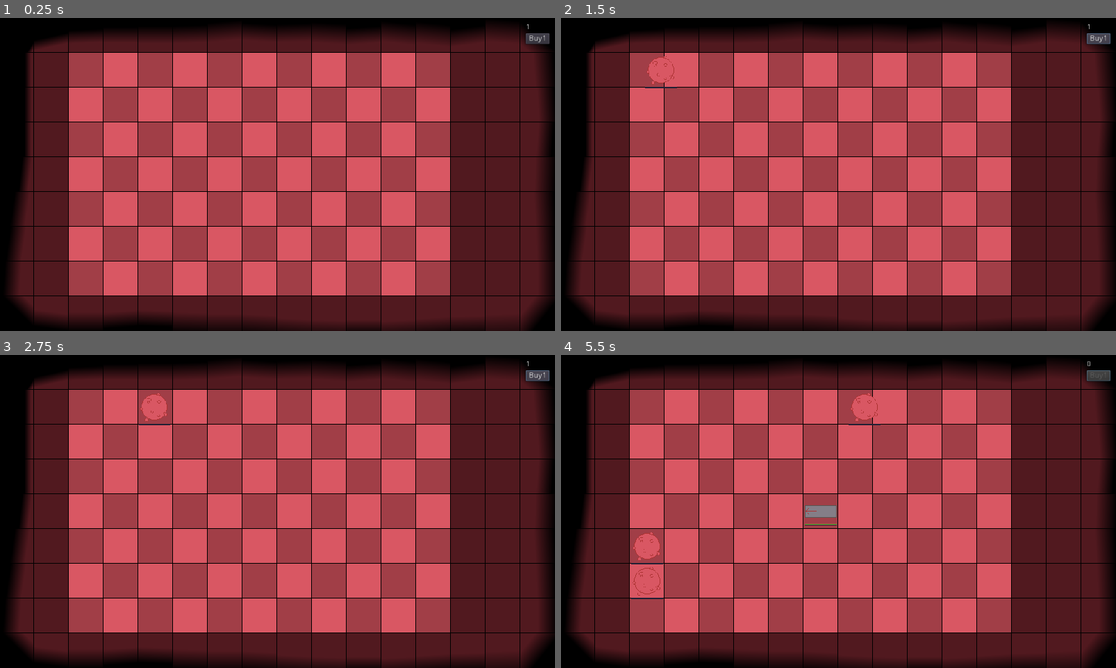
Above: before the commit, frames 1-4 (two rows, left to right).
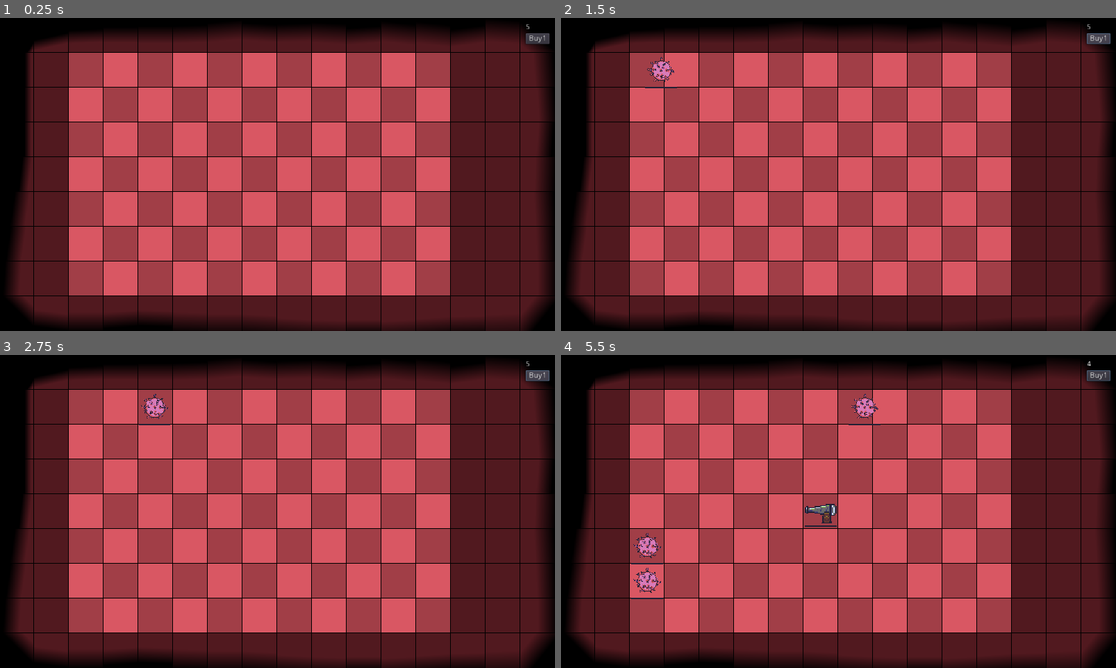
Above: after the commit, the same moments.

Repository: TeamKebab/GodotWildJam23
Game: Godot game, scene res://src/Main.tscn
Same seed, same stepped clock (60 frames per second), same inputs: the game is played once before the commit and once after it.
Inputs (mouse positions are in pixels of both pictures, inside the frame that each line leads up to):
- Up to frame 1 (0.25 s): no input
- Up to frame 2 (1.5 s): click "Buy1" at 0.5 s; click "Buy1" at 1.25 s
- Up to frame 3 (2.75 s): click "Buy1" at 2 s
- Up to frame 4 (5.5 s): move the mouse to (821, 511) at 2.77 s; click (821, 511) at 2.92 s; move the mouse to (727, 527) at 3.52 s; click (727, 527) at 3.67 s; move the mouse to (894, 442) at 4.27 s; click (894, 442) at 4.42 s; move the mouse to (810, 574) at 5.02 s; click (810, 574) at 5.17 s

The runs differ from the first frame. In frame 1, less than 0.1% of the frame differs, in the area x 94-96%, y 2-4%; in frame 2, 0.2%; in frame 3, 0.3%; in frame 4, 1.0%, in the area x 12-99%, y 2-77%.

Commit message:
sore spots

Diff:
--- a/project.godot
+++ b/project.godot
@@ -13,6 +13,11 @@
 "class": "BuyButton",
 "language": "GDScript",
 "path": "res://src/gui/BuyButton.gd"
+}, {
+"base": "KinematicBody2D",
+"class": "Defense",
+"language": "GDScript",
+"path": "res://src/entities/Cannon.gd"
 }, {
 "base": "Area2D",
 "class": "Grid",
@@ -36,6 +41,7 @@
 } ]
 _global_script_class_icons={
 "BuyButton": "",
+"Defense": "",
 "Grid": "",
 "HitBox": "",
 "MiniBar": "",
--- a/src/GUI.gd
+++ b/src/GUI.gd
@@ -1,6 +1,8 @@
 extends Node
 
+
 var buying_defense : Area2D = null
+
 
 onready var button_container : Container = find_node("ButtonContainer")
 onready var defense_container : Node2D = find_parent("Game").find_node("Defenses")
@@ -38,6 +40,7 @@
 		else:
 			print("cannot place")
 
+
 func _can_place() -> bool:
 	if buying_defense == null:
 		return false
--- a/src/Main.tscn
+++ b/src/Main.tscn
@@ -1,6 +1,7 @@
-[gd_scene load_steps=8 format=2]
+[gd_scene load_steps=9 format=2]
 
 [ext_resource path="res://src/WaveSpawner.gd" type="Script" id=1]
+[ext_resource path="res://src/SpotSpawner.gd" type="Script" id=2]
 [ext_resource path="res://assets/sprites/nose_placeholder.png" type="Texture" id=3]
 [ext_resource path="res://src/components/Grid.tscn" type="PackedScene" id=4]
 [ext_resource path="res://src/gui/AntibodiesCounter.gd" type="Script" id=5]
@@ -22,6 +23,13 @@
 [node name="AntiBodies" type="Node2D" parent="."]
 
 [node name="Defenses" type="YSort" parent="."]
+
+[node name="SpotSpawner" type="Node2D" parent="."]
+script = ExtResource( 2 )
+
+[node name="Spots" type="YSort" parent="SpotSpawner"]
+
+[node name="Timer" type="Timer" parent="SpotSpawner"]
 
 [node name="WaveSpawner" type="Node2D" parent="."]
 script = ExtResource( 1 )
--- a/src/Player.gd
+++ b/src/Player.gd
@@ -4,7 +4,8 @@
 signal antibodies_changed(new_antibodies)
 
 
-var antibodies: int = 1 setget set_antibodies
+var antibodies: int = 5 setget set_antibodies
+var spot_infected: bool = false
 
 
 func _ready() -> void:
--- /dev/null
+++ b/src/SpotSpawner.gd
@@ -0,0 +1,50 @@
+extends Node2D
+
+
+const SoreSpot = preload("res://src/entities/SoreSpot.tscn")
+
+
+export var min_seconds : int = 10
+export var max_seconds : int = 20
+
+
+onready var grid : Grid = find_parent("Game").find_node("Grid")
+onready var container: YSort = $Spots
+onready var timer: Timer = $Timer
+
+
+func _ready() -> void:
+	timer.connect("timeout", self, "_on_Timer_timeout")
+
+	timer.start(rand_range (min_seconds, max_seconds))
+
+
+func _on_Timer_timeout() -> void:
+	_spawn()
+	timer.start(rand_range (min_seconds, max_seconds))
+
+
+func _spawn() -> void:
+	var spot = SoreSpot.instance()
+	spot.hide()
+	container.add_child(spot)
+
+	var placed = false
+
+	for i in range(3):
+		var cell = Vector2(randi() % int(grid.size.x), randi() % int(grid.size.y))
+		var position = grid.grid_to_world(cell)
+		spot.global_position = position
+
+		if _can_place(spot):
+			placed = true
+			break
+
+	if placed:
+		spot.show()
+	else:
+		spot.queue_free()
+
+func _can_place(spot : Area2D) -> bool:
+	var overlapping_bodies = spot.get_overlapping_bodies()
+	return overlapping_bodies.empty()
--- a/src/WaveSpawner.gd
+++ b/src/WaveSpawner.gd
@@ -21,11 +21,12 @@
 		},
 		{
 			"wait": 5,
+			"times": 20,
 			"virus":[
 				Virus.CUTEVID,
 				Virus.CUTEVID,
 			]
-		},
+		}
 	]
 ]
 
@@ -45,7 +46,13 @@
 
 
 func _on_Timer_timeout():
-	var wave = current_wave.pop_front()
+	var wave = current_wave[0]
+
+	if "times" in wave and wave.times > 1:
+		wave.times -= 1
+	else:
+		current_wave.remove(0)
+
 	_spawn_wavelet(wave)
 
 	if current_wave.empty():
@@ -79,6 +86,10 @@
 
 func _spawn(type: int, row: int):
 	var virus = VIRUS[type].instance()
+
+	if Player.spot_infected:
+		virus.multiplier = 2
+
 	virus.global_position = grid.grid_to_world(Vector2(0, row))
 	container.add_child(virus)
 
--- a/src/entities/Cannon.gd
+++ b/src/entities/Cannon.gd
@@ -4,14 +4,14 @@
 
 const Bullet = preload("res://src/entities/Bullet.tscn")
 
-var hp : int = 2
+var hp : float = 2
 var target : Area2D
 
 onready var time_since_last_shoot: float = COOLDOWN
 onready var detection : Area2D = $DetectionBox
 onready var hurtbox : Area2D = $HurtBox
 onready var hpbar : MiniBar = $HP
-
+onready var sprite : AnimatedSprite = $Sprite
 
 func _ready() -> void:
 	detection.connect("area_entered", self,
@@ -22,6 +22,7 @@
 		"_on_hurtbox_area_entered")
 	hpbar.total = hp
 	hpbar.value = hp
+
 
 func _physics_process(delta: float):
 	if target == null:
@@ -34,6 +35,8 @@
 	time_since_last_shoot += delta
 
 	if time_since_last_shoot > COOLDOWN:
+		sprite.play("shot")
+		sprite.frame = 0
 		var bullet = Bullet.instance()
 
 		bullet.direction = Vector2.LEFT
--- a/src/entities/Cannon.tscn
+++ b/src/entities/Cannon.tscn
@@ -1,7 +1,7 @@
 [gd_scene load_steps=9 format=2]
 
 [ext_resource path="res://src/entities/Cannon.gd" type="Script" id=1]
-[ext_resource path="res://assets/sprites/cannon.png" type="Texture" id=2]
+[ext_resource path="res://src/resources/SnotCannon.tres" type="SpriteFrames" id=2]
 [ext_resource path="res://src/components/DetectionBox.tscn" type="PackedScene" id=3]
 [ext_resource path="res://src/components/HurtBox.tscn" type="PackedScene" id=4]
 [ext_resource path="res://src/components/MiniBar.tscn" type="PackedScene" id=5]
@@ -23,8 +23,11 @@
 [node name="CollisionShape2D" type="CollisionShape2D" parent="."]
 shape = SubResource( 1 )
 
-[node name="Sprite" type="Sprite" parent="."]
-texture = ExtResource( 2 )
+[node name="Sprite" type="AnimatedSprite" parent="."]
+position = Vector2( -26, -10 )
+frames = ExtResource( 2 )
+animation = "idle"
+playing = true
 
 [node name="DetectionBox" parent="." instance=ExtResource( 3 )]
 collision_layer = 0
@@ -32,17 +35,17 @@
 
 [node name="CollisionShape2D" parent="DetectionBox" index="0"]
 position = Vector2( -288, 0 )
-shape = SubResource( 2 )
+shape = SubResource( 11 )
 
 [node name="HurtBox" parent="." instance=ExtResource( 4 )]
 collision_layer = 2
 collision_mask = 0
 
 [node name="CollisionShape2D" parent="HurtBox" index="0"]
-shape = SubResource( 3 )
+shape = SubResource( 12 )
 
 [node name="HP" parent="." instance=ExtResource( 5 )]
-position = Vector2( 0, 24 )
+position = Vector2( 0.148651, 26.8244 )
 value = 2.0
 
 [editable path="DetectionBox"]
--- a/src/entities/CannonPlaceholder.tscn
+++ b/src/entities/CannonPlaceholder.tscn
@@ -1,10 +1,14 @@
-[gd_scene load_steps=5 format=2]
+[gd_scene load_steps=6 format=2]
 
 [ext_resource path="res://src/components/Placeholder.tscn" type="PackedScene" id=1]
-[ext_resource path="res://assets/sprites/cannon.png" type="Texture" id=2]
+[ext_resource path="res://assets/sprites/cannon-animation.png" type="Texture" id=2]
 [ext_resource path="res://src/entities/Cannon.tscn" type="PackedScene" id=3]
 
-[sub_resource type="RectangleShape2D" id=1]
+[sub_resource type="AtlasTexture" id=1]
+atlas = ExtResource( 2 )
+region = Rect2( 384, 0, 128, 64 )
+
+[sub_resource type="RectangleShape2D" id=2]
 extents = Vector2( 32, 32 )
 
 [node name="Placeholder" instance=ExtResource( 1 )]
@@ -13,7 +17,8 @@
 entity = ExtResource( 3 )
 
 [node name="Sprite" parent="." index="0"]
-texture = ExtResource( 2 )
+position = Vector2( -26, -10 )
+texture = SubResource( 1 )
 
 [node name="CollisionShape2D" parent="." index="1"]
-shape = SubResource( 1 )
+shape = SubResource( 2 )
--- /dev/null
+++ b/src/entities/SoreSpot.gd
@@ -0,0 +1,40 @@
+extends Area2D
+
+
+export var hp : int = 1
+export var duration : int = 30
+
+
+onready var hurtbox : Area2D = $HurtBox
+onready var sprite : Sprite = $Sprite
+onready var timer : Timer = $Timer
+
+
+func _ready() -> void:
+	hurtbox.connect("area_entered", self,
+		"_on_hurtbox_area_entered")
+	timer.connect("timeout", self, "_on_timer_timeout")
+
+	timer.start(duration)
+
+
+func _on_timer_timeout() -> void:
+	#sprite.play("heal")
+	#yield(sprite, "animation_finished")
+	queue_free()
+
+
+func _on_hurtbox_area_entered(hitbox: HitBox) -> void:
+	var virus : Virus = hitbox.owner
+
+	if virus == null:
+		return
+
+	hp -= hitbox.damage
+
+	if hp <= 0:
+		Player.spot_infected = true
+
+		#sprite.play("infected")
+		#yield(sprite, "animation_finished")
+		queue_free()
--- /dev/null
+++ b/src/entities/SoreSpot.tscn
@@ -0,0 +1,33 @@
+[gd_scene load_steps=6 format=2]
+
+[ext_resource path="res://src/entities/SoreSpot.gd" type="Script" id=1]
+[ext_resource path="res://assets/sprites/sore-spot.png" type="Texture" id=2]
+[ext_resource path="res://src/components/HurtBox.tscn" type="PackedScene" id=3]
+
+[sub_resource type="RectangleShape2D" id=1]
+extents = Vector2( 30, 30 )
+
+[sub_resource type="RectangleShape2D" id=2]
+extents = Vector2( 30, 15 )
+
+[node name="SoreSpot" type="Area2D"]
+collision_layer = 8
+collision_mask = 8
+script = ExtResource( 1 )
+
+[node name="Sprite" type="Sprite" parent="."]
+texture = ExtResource( 2 )
+
+[node name="CollisionShape2D" type="CollisionShape2D" parent="."]
+shape = SubResource( 1 )
+
+[node name="HurtBox" parent="." instance=ExtResource( 3 )]
+collision_layer = 2
+collision_mask = 0
+
+[node name="CollisionShape2D" parent="HurtBox" index="0"]
+shape = SubResource( 2 )
+
+[node name="Timer" type="Timer" parent="."]
+
+[editable path="HurtBox"]
--- a/src/entities/Virus.gd
+++ b/src/entities/Virus.gd
@@ -5,28 +5,49 @@
 
 const AntiBodies = preload("res://src/entities/AntiBodies.tscn")
 
-const MAX_VELOCITY = 100
 
-var hp = 2
-var antibodies_amount = 1
+export var max_hp: float = 20
+export var antibodies_amount = 1
+export var max_velocity = 100
+
+
+var hp: float
+
+var multiplier : float = 1 setget set_multiplier
 var velocity = Vector2.ZERO
 var acceleration = Vector2.RIGHT * 50
 
+
 onready var antibodies_container : Node2D = find_parent("Game").find_node("AntiBodies")
 onready var hurtbox : Area2D = $HurtBox
+onready var hitbox : HitBox = $HitBox
 onready var hpbar : MiniBar = $HP
+
 
 func _ready():
 	hurtbox.connect("area_entered", self, "_on_hurtbox_area_entered")
 
-	hpbar.total = hp
+	hp = max_hp
+	hpbar.total = max_hp
 	hpbar.value = hp
 
 
+func set_multiplier(new_multiplier) -> void:
+	hp = hp / multiplier * new_multiplier
+	max_hp = max_hp / multiplier * new_multiplier
+	multiplier = new_multiplier
+
+	if hpbar != null:
+		hpbar.total = max_hp
+		hpbar.value = hp
+
+
 func _physics_process(delta):
-	velocity = (velocity + acceleration * delta).clamped(MAX_VELOCITY)
+	velocity = (velocity + acceleration * delta).clamped(max_velocity)
 
 	var collision = move_and_collide(velocity * delta)
+	if collision != null:
+		velocity = Vector2.ZERO
 
 
 func _on_hurtbox_area_entered(hitbox: HitBox) -> void:
--- a/src/entities/Virus.tscn
+++ b/src/entities/Virus.tscn
@@ -6,13 +6,29 @@
 [ext_resource path="res://src/components/HitBox.tscn" type="PackedScene" id=4]
 [ext_resource path="res://src/components/MiniBar.tscn" type="PackedScene" id=5]
 
-[sub_resource type="CircleShape2D" id=1]
+[sub_resource type="AtlasTexture" id=1]
+atlas = ExtResource( 2 )
+region = Rect2( 0, 0, 64, 64 )
+
+[sub_resource type="AtlasTexture" id=2]
+atlas = ExtResource( 2 )
+region = Rect2( 64, 0, 64, 64 )
+
+[sub_resource type="SpriteFrames" id=3]
+animations = [ {
+"frames": [ SubResource( 1 ), SubResource( 2 ) ],
+"loop": true,
+"name": "default",
+"speed": 10.0
+} ]
+
+[sub_resource type="CircleShape2D" id=4]
 radius = 24.0
 
-[sub_resource type="CircleShape2D" id=2]
+[sub_resource type="CircleShape2D" id=5]
 radius = 24.0
 
-[sub_resource type="CircleShape2D" id=3]
+[sub_resource type="CircleShape2D" id=6]
 radius = 30.0
 
 [node name="Virus" type="KinematicBody2D"]
@@ -20,24 +36,26 @@
 collision_mask = 12
 script = ExtResource( 1 )
 
-[node name="Sprite" type="Sprite" parent="."]
-texture = ExtResource( 2 )
+[node name="Sprite" type="AnimatedSprite" parent="."]
+frames = SubResource( 3 )
+frame = 1
+playing = true
 
 [node name="CollisionShape2D" type="CollisionShape2D" parent="."]
-shape = SubResource( 1 )
+shape = SubResource( 4 )
 
 [node name="HurtBox" parent="." instance=ExtResource( 3 )]
 collision_mask = 0
 
 [node name="CollisionShape2D" parent="HurtBox" index="0"]
-shape = SubResource( 2 )
+shape = SubResource( 5 )
 
 [node name="HitBox" parent="." instance=ExtResource( 4 )]
 collision_layer = 0
 collision_mask = 2
 
 [node name="CollisionShape2D" parent="HitBox" index="0"]
-shape = SubResource( 3 )
+shape = SubResource( 6 )
 
 [node name="HP" parent="." instance=ExtResource( 5 )]
 position = Vector2( 0, 32 )
--- /dev/null
+++ b/src/resources/SnotCannon.tres
@@ -0,0 +1,48 @@
+[gd_resource type="SpriteFrames" load_steps=10 format=2]
+
+[ext_resource path="res://assets/sprites/cannon-animation.png" type="Texture" id=1]
+
+[sub_resource type="AtlasTexture" id=1]
+atlas = ExtResource( 1 )
+region = Rect2( 384, 0, 128, 64 )
+
+[sub_resource type="AtlasTexture" id=2]
+atlas = ExtResource( 1 )
+region = Rect2( 512, 0, 128, 64 )
+
+[sub_resource type="AtlasTexture" id=3]
+atlas = ExtResource( 1 )
+region = Rect2( 640, 0, 128, 64 )
+
+[sub_resource type="AtlasTexture" id=4]
+atlas = ExtResource( 1 )
+region = Rect2( 768, 0, 128, 64 )
+
+[sub_resource type="AtlasTexture" id=5]
+atlas = ExtResource( 1 )
+region = Rect2( 0, 0, 128, 64 )
+
+[sub_resource type="AtlasTexture" id=6]
+atlas = ExtResource( 1 )
+region = Rect2( 128, 0, 128, 64 )
+
+[sub_resource type="AtlasTexture" id=7]
+atlas = ExtResource( 1 )
+region = Rect2( 256, 0, 128, 64 )
+
+[sub_resource type="AtlasTexture" id=8]
+atlas = ExtResource( 1 )
+region = Rect2( 384, 0, 128, 64 )
+
+[resource]
+animations = [ {
+"frames": [ SubResource( 1 ) ],
+"loop": true,
+"name": "idle",
+"speed": 5.0
+}, {
+"frames": [ SubResource( 2 ), SubResource( 3 ), SubResource( 4 ), SubResource( 5 ), SubResource( 6 ), SubResource( 7 ), SubResource( 8 ) ],
+"loop": false,
+"name": "shot",
+"speed": 15.0
+} ]
Binary file added: assets/sprites/cannon-animation.png
Not shown, changed: assets/sprites/cannon-animation.png.import
Binary file removed: assets/sprites/cannon.png
Binary file added: assets/sprites/sore-spot.png
Not shown, added: assets/sprites/sore-spot.png.import
Binary file changed: assets/sprites/virus.png
Not shown: 1 places in src/entities/Cannon.tscn that only renumber resources
Not shown: 1 places in src/entities/Virus.tscn that only renumber resources
